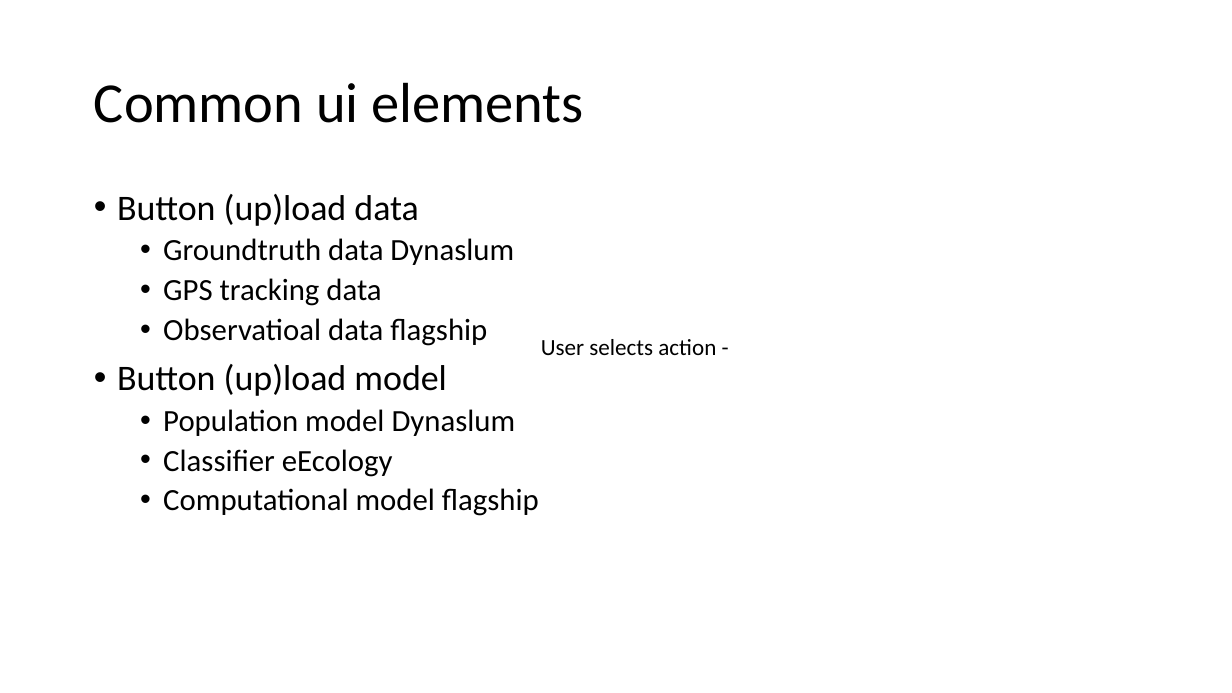
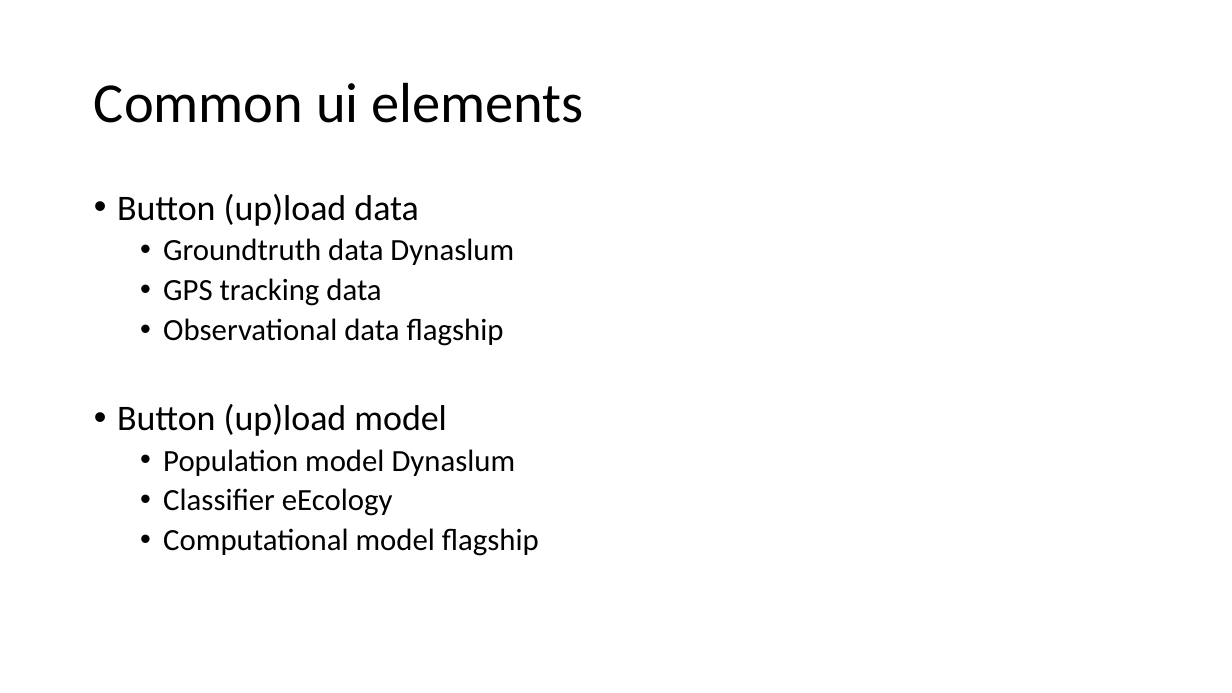
Before and after one commit to ReGIS-org/team-sprint, a slide deck: slide 2 of use-cases/PresUseCases.odp. Drawn at 1232x693 pixels with LibreOffice and Linux fonts; fonts in the diff are those of the drawing. Boxes give left, top, right and bottom in pixels: in the first picture for what was removed or moved away, otherwise in the second. Text is boxed around its words. In the diff, an @@ line names an element or a change of style, - is before the commit and + after.

```diff
--- a/use-cases/PresUseCases.odp
+++ b/use-cases/PresUseCases.odp
@@ text at (x1=163, y1=318, x2=504, y2=346): text changed @@
-  • Observatioal data flagship
+  • Observational data flagship
@@ free removed at (x1=486, y1=328, x2=790, y2=365) @@
-  User selects action -
```
Also in this commit, not shown: 3 other slides changed.
